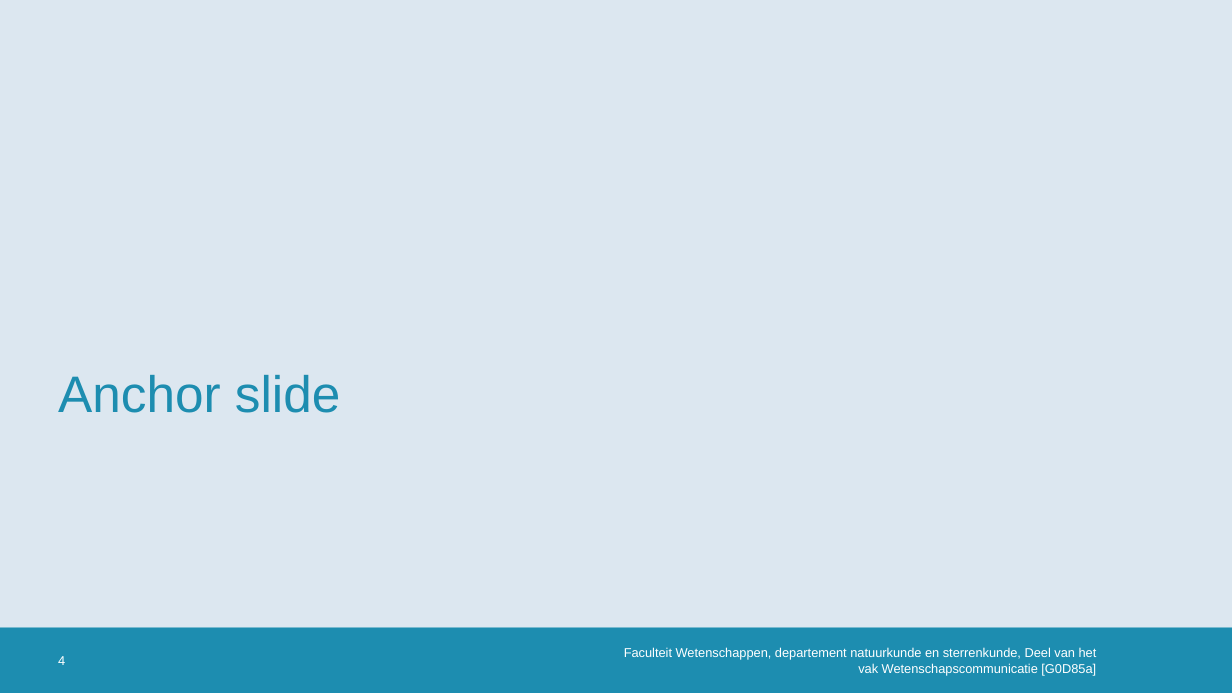
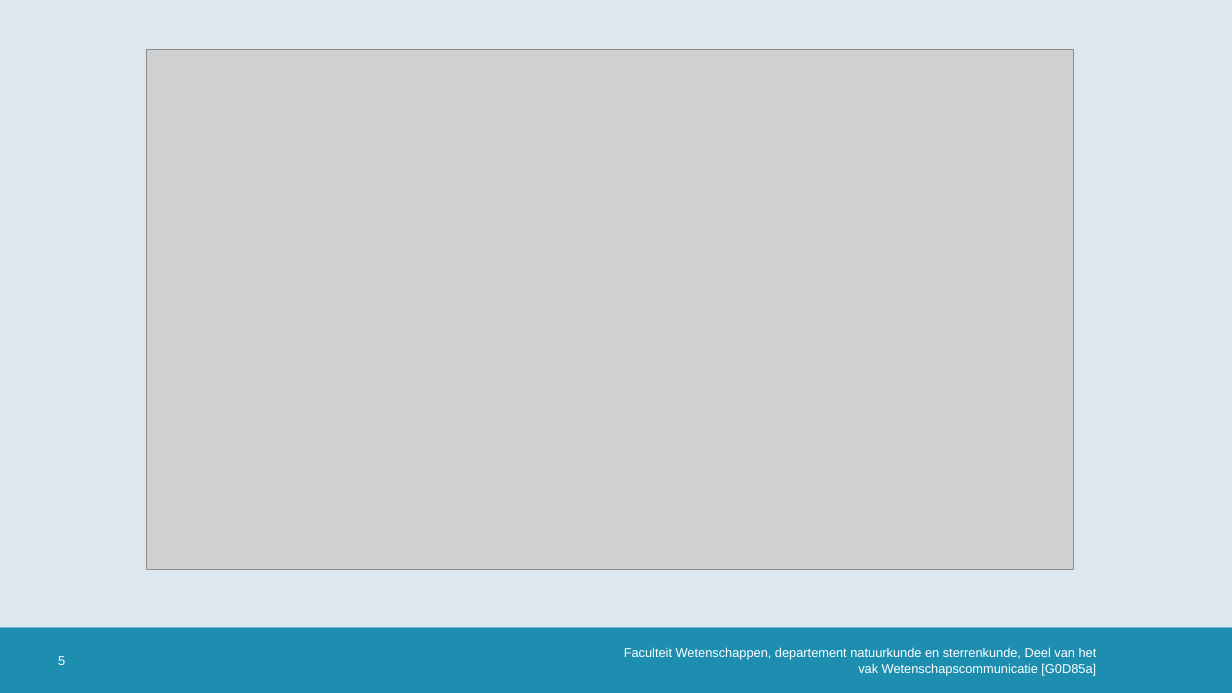
Before and after one commit to MathiMuts/WetCom, a slide deck: slide 5 of Crowds- Li.pptx (slide 4 before the commit). Drawn at 1232x693 pixels with LibreOffice and Linux fonts; fonts in the diff are those of the drawing; grey boxes stand for pictures; background and template pictures are left out. Boxes give left, top, right and bottom in pixels: in the first picture for what was removed or moved away, otherwise in the second. Text is boxed around its words. In the diff, an @@ line names an element or a change of style, - is before the commit and + after.

```diff
--- a/Crowds- Li.pptx
+++ b/Crowds- Li.pptx
@@ picture added at <box>146,49,1073,569</box> @@
@@ title removed at <box>58,375,341,413</box> @@
-Anchor slide
@@ page number at <box>58,656,65,665</box>: text changed @@
-4
+5
```
Also in this commit, not shown: 3 other slides changed, 9 slides added.
